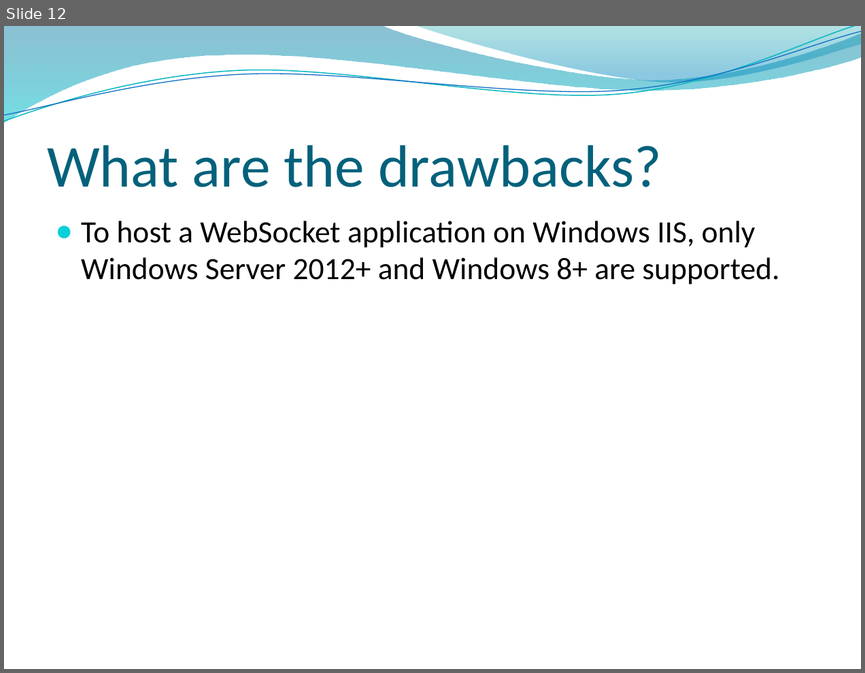
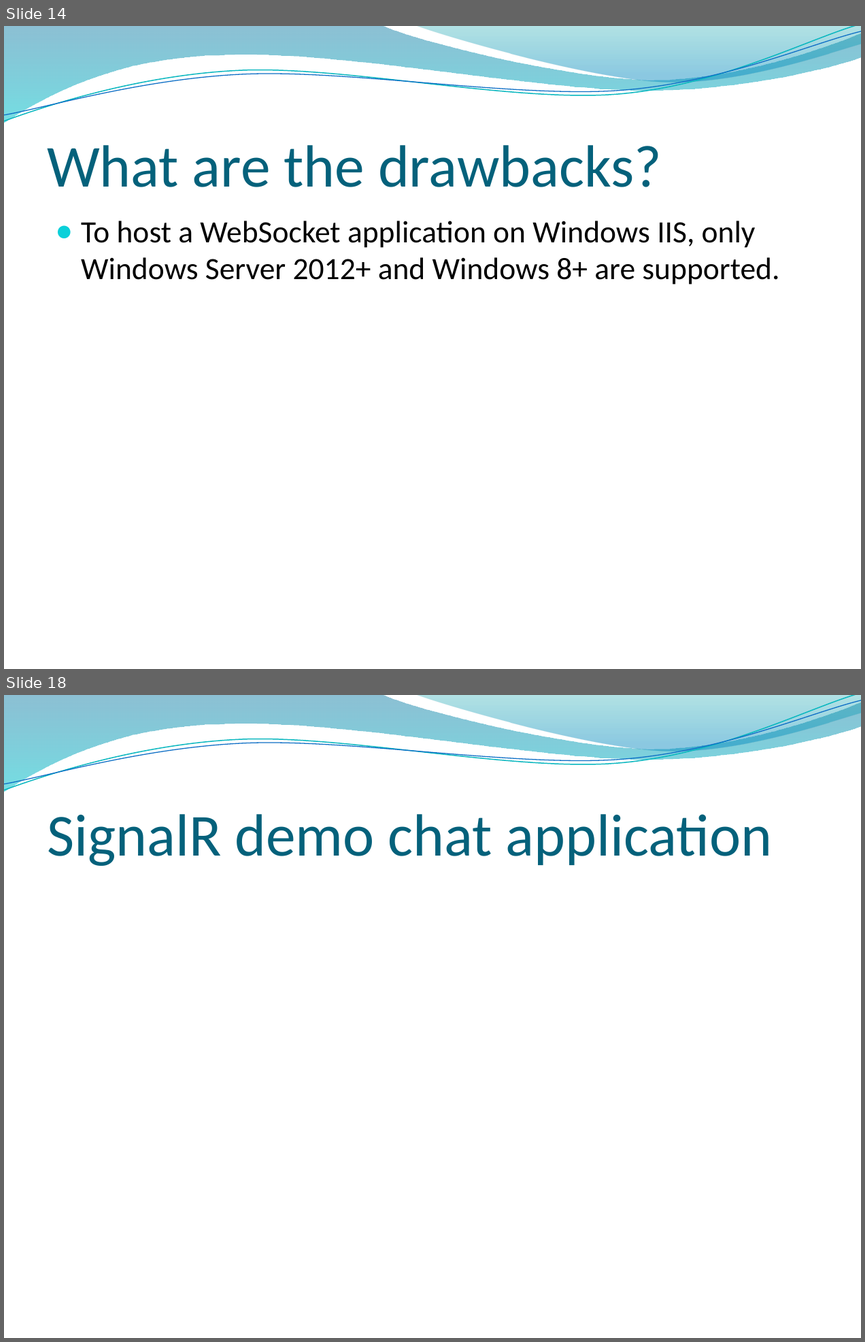
Before and after one commit to kyleema2016/Chatter, a slide deck: WebSocket.pptx. Shown one above the other, each under a label of ours: slide 12 before the commit, slides 14 and 18 after it; the slides between them are not shown. The pictures are 865x673 and 865x1342 pixels, drawn with LibreOffice and Linux fonts; fonts in the diff are those of the drawing; background and template pictures are left out. Boxes give left, top, right and bottom in pixels: in the first picture for what was removed or moved away, otherwise in the second. Text is boxed around its words. In the diff, an @@ line names an element or a change of style, - is before the commit and + after.

```diff
--- a/WebSocket.pptx
+++ b/WebSocket.pptx
@@ slide 18 added at (4, 695, 861, 1338), background picture (left out); not listed: 4 template elements that a slide beside it also shows @@
@@ title added at (47, 814, 772, 866), 50 pt, text #04617B @@
+SignalR demo chat application
@@ what was slide 12 is now slide 14 @@
```
Also in this commit, not shown: 5 slides changed, 4 other slides added, 10 other files.
